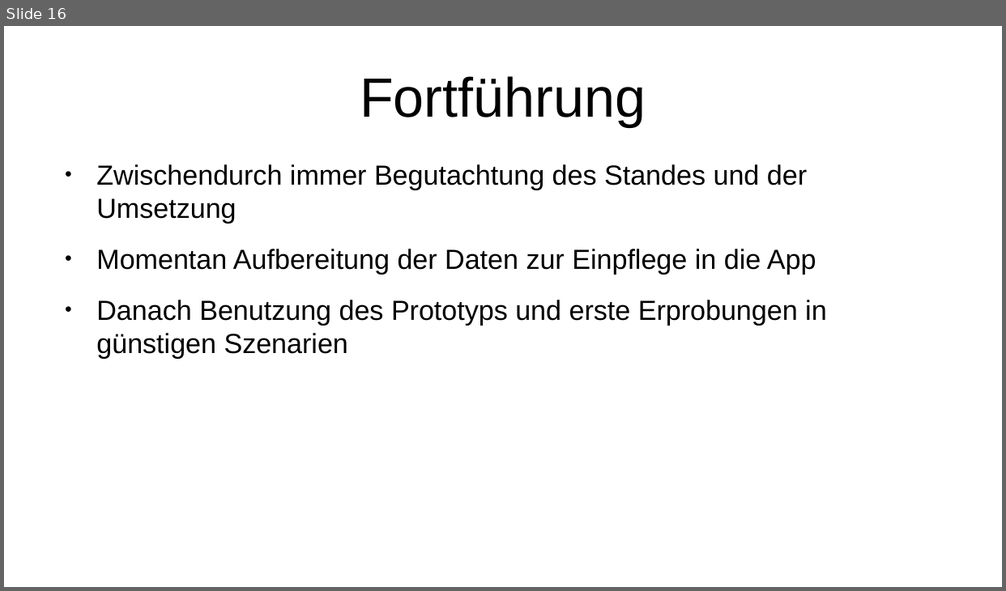
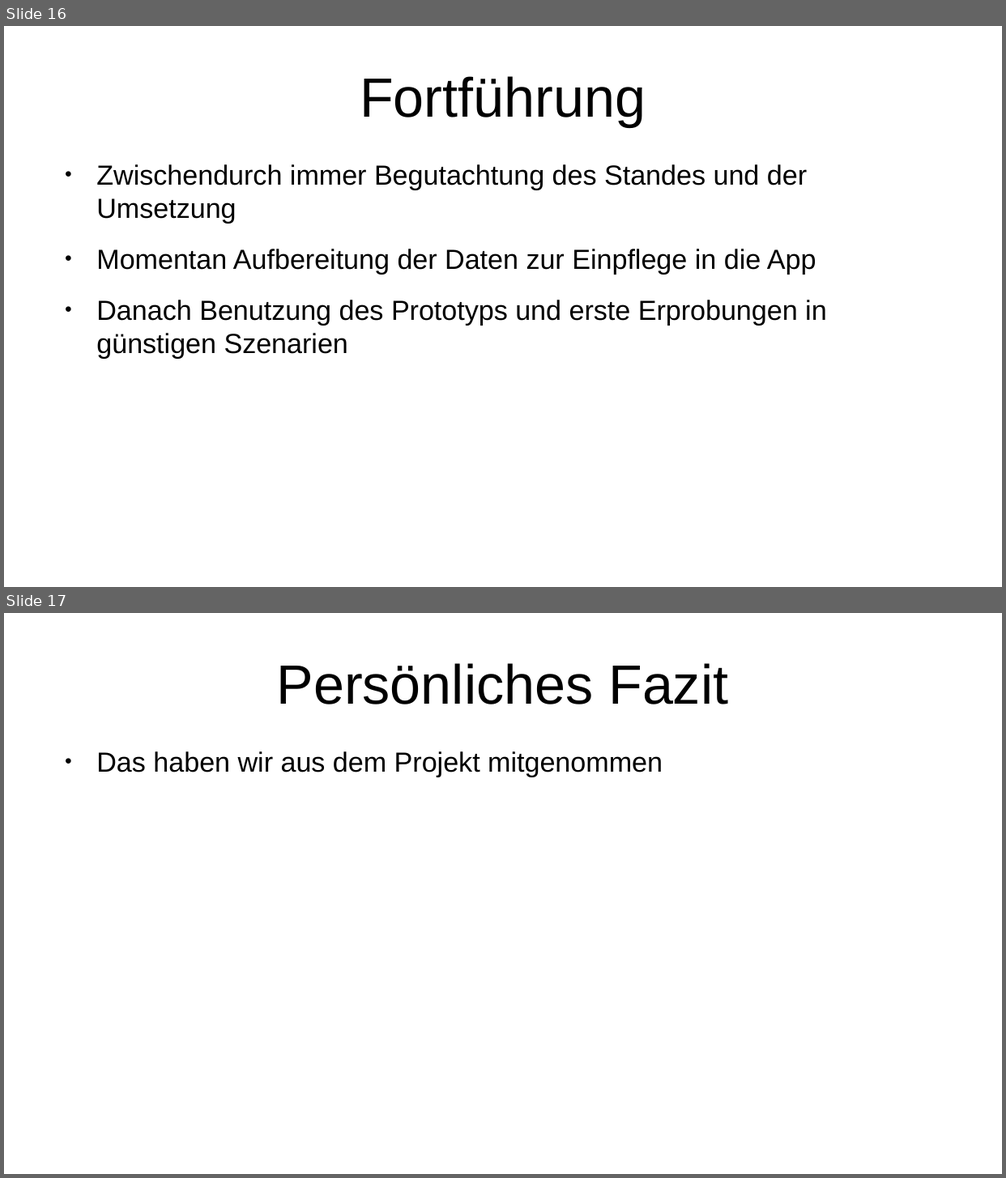
Before and after one commit to pigutsche/dosi_calc, a slide deck: Präsentation/präs.odp. Shown one above the other, each under a label of ours: slide 16 before the commit, slides 16 and 17 after it. The pictures are 1006x591 and 1006x1178 pixels, drawn with LibreOffice and Linux fonts; fonts in the diff are those of the drawing. Boxes give left, top, right and bottom in pixels: in the first picture for what was removed or moved away, otherwise in the second. Text is boxed around its words. In the diff, an @@ line names an element or a change of style, - is before the commit and + after.

```diff
--- a/Präsentation/präs.odp
+++ b/Präsentation/präs.odp
@@ slide 17 added at box(4, 613, 1002, 1174), background #FFFFFF @@
@@ title added at box(277, 663, 728, 705), 44 pt, text #000000 @@
+Persönliches Fazit
@@ text added at box(96, 752, 663, 777), 22 pt, text #000000 @@
+● Das haben wir aus dem Projekt mitgenommen
```
Also in this commit, not shown: 4 slides changed.
